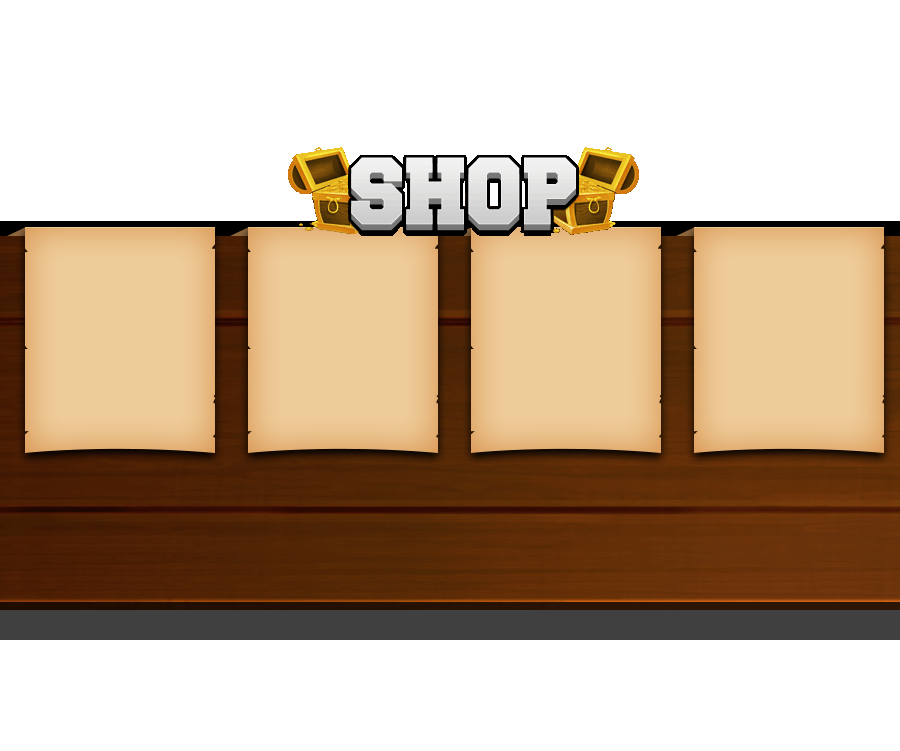
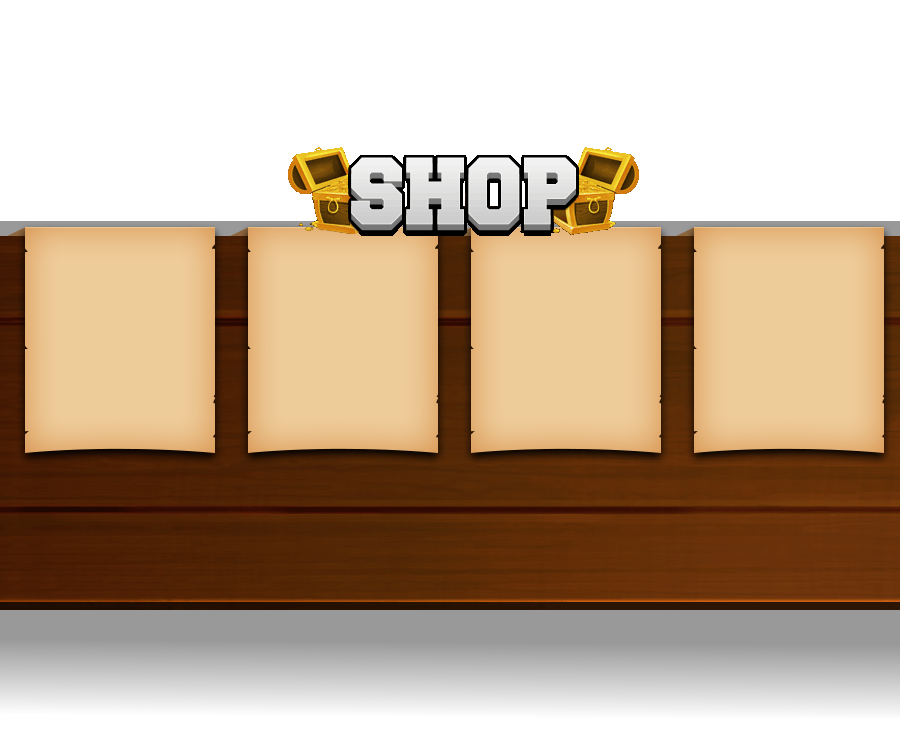
Comparing the layer stacks of the two 900×751 images. Changes:
"shadow": opacity 75% → 40%, painted on it over [0, 221, 900, 718]
painted on "Pasted Layer" over [0, 221, 900, 236]
